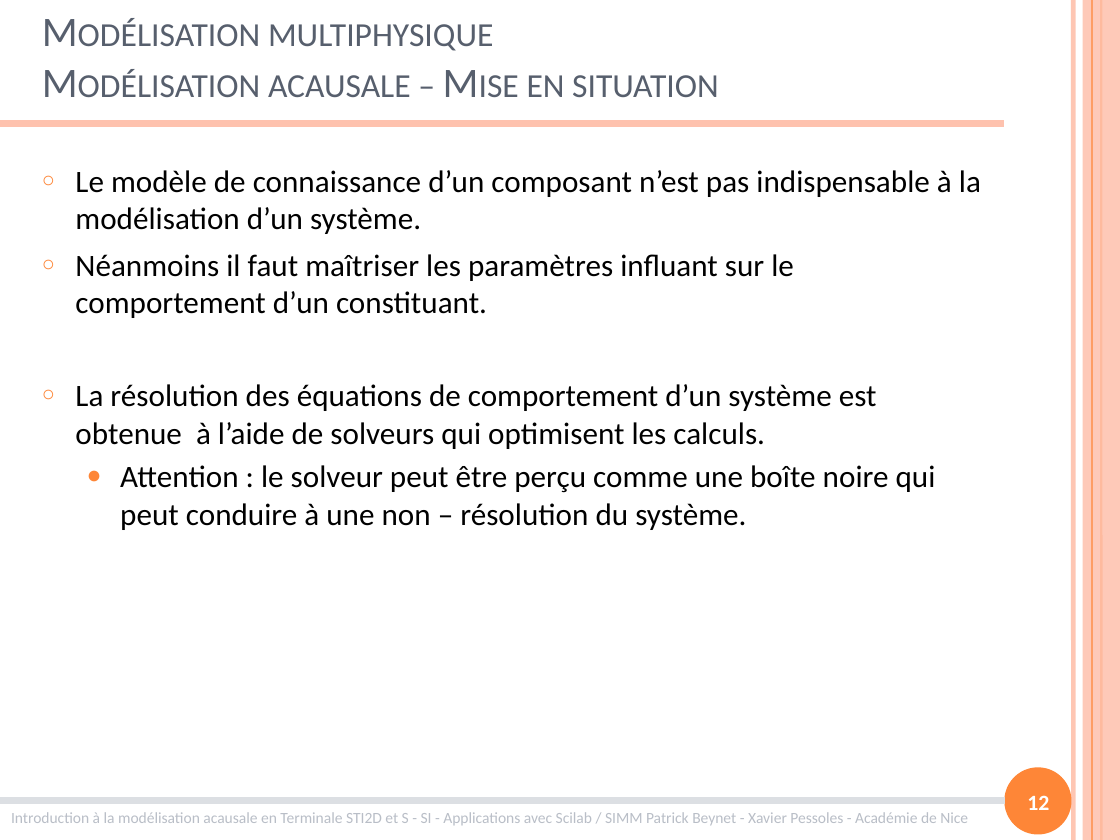
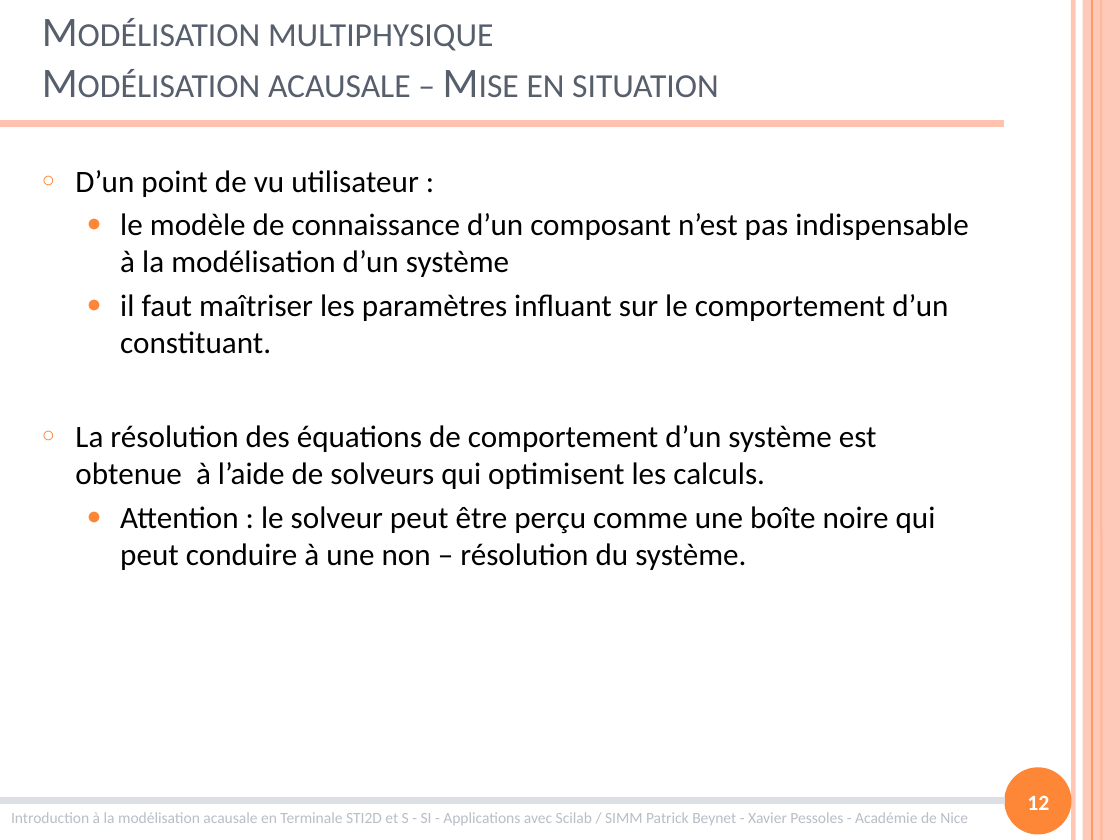
Before and after one commit to xpessoles/Formations, a slide deck: slide 12 of ModelisationMultiphysique/ModelisationMultiphysique.pptx. Drawn at 1120x840 pixels with LibreOffice and Linux fonts; fonts in the diff are those of the drawing. Boxes give left, top, right and bottom in pixels: in the first picture for what was removed or moved away, otherwise in the second. Text is boxed around its words. In the diff, an @@ line names an element or a change of style, - is before the commit and + after.

```diff
--- a/ModelisationMultiphysique/ModelisationMultiphysique.pptx
+++ b/ModelisationMultiphysique/ModelisationMultiphysique.pptx
@@ text at [75,170,968,354]: text changed @@
-○ Le modèle de connaissance d’un composant n’est pas indispensable à la modélisation d’un système.
-○ Néanmoins il faut maîtriser les paramètres influant sur le comportement d’un constituant.
+○ D’un point de vu utilisateur :
+  ● le modèle de connaissance d’un composant n’est pas indispensable à la modélisation d’un système
+  ● il faut maîtriser les paramètres influant sur le comportement d’un constituant.
```
Also in this commit, not shown: 4 other slides changed, 1 slide added, 7 other files.
